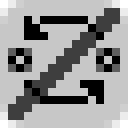
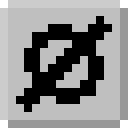
Layers edited between the first and the second 128px x 128px image:
removed layer "Ebene #1" (was 69%) over [8, 8, 120, 120]
removed layer "Ebene" over [8, 16, 120, 104]
renamed "Hintergrund" to "Background", painted on it over [0, 0, 128, 128]
